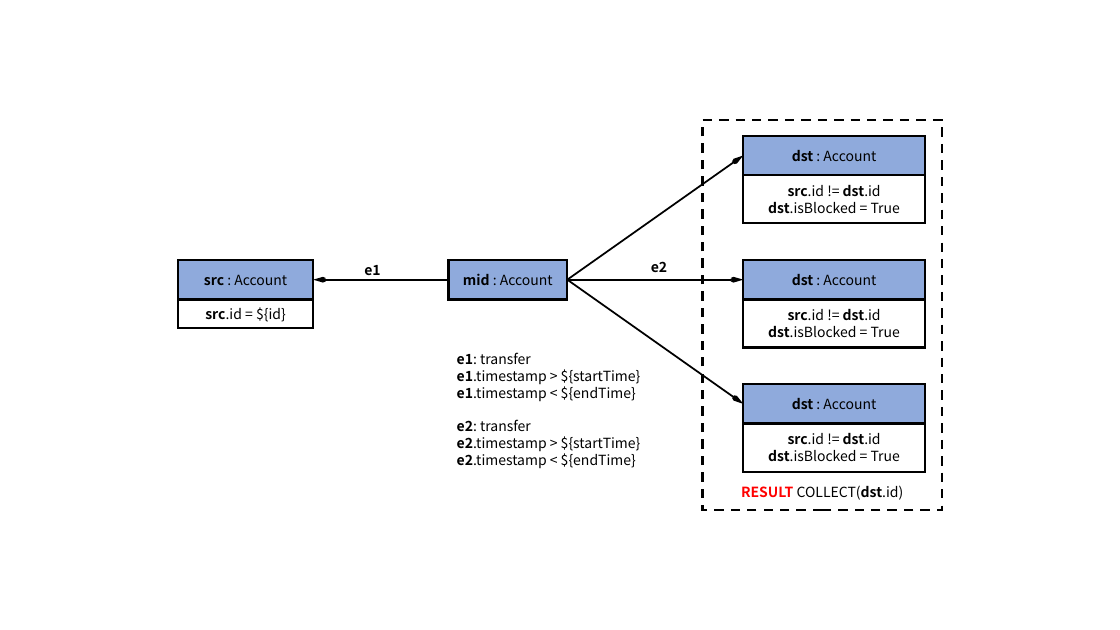
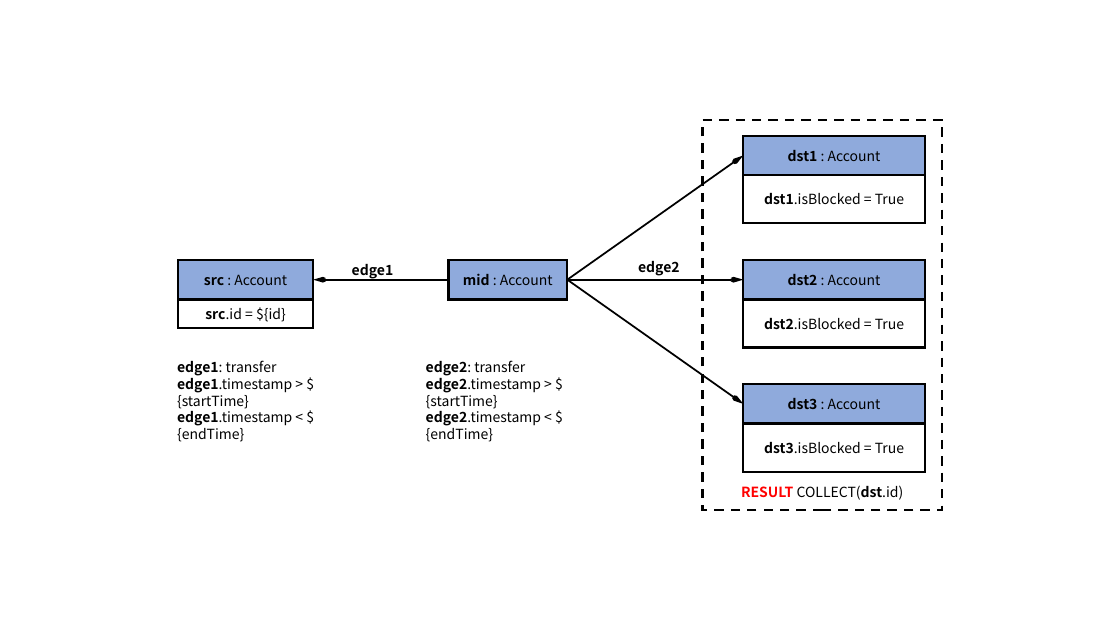
Before and after one commit to ldbc/ldbc_finbench_docs, a slide deck: slide 6 of patterns/transaction-simple-read.pptx (slide 7 before the commit). Drawn at 1120x630 pixels with LibreOffice and Linux fonts; fonts in the diff are those of the drawing. Boxes give left, top, right and bottom in pixels: in the first picture for what was removed or moved away, otherwise in the second. Text is boxed around its words. In the diff, an @@ line names an element or a change of style, - is before the commit and + after.

```diff
--- a/patterns/transaction-simple-read.pptx
+++ b/patterns/transaction-simple-read.pptx
@@ text in rectangle at [788, 150, 881, 161]: text changed @@
-dst : Account
+dst1 : Account
@@ text in rectangle at [764, 193, 904, 205]: text changed @@
-src.id != dst.id
-dst.isBlocked = True
+dst1.isBlocked = True
@@ text at [352, 264, 394, 279]: text changed @@
-e1
+edge1
@@ text at [638, 261, 680, 276]: text changed @@
-e2
+edge2
@@ text in rectangle at [788, 274, 881, 285]: text changed @@
-dst : Account
+dst2 : Account
@@ text in rectangle at [764, 318, 904, 330]: text changed @@
-src.id != dst.id
-dst.isBlocked = True
+dst2.isBlocked = True
@@ text at [177, 360, 292, 442]: text changed @@
-e1: transfer
-e1.timestamp > ${startTime}
-e1.timestamp < ${endTime}
-e2: transfer
-e2.timestamp > ${startTime}
-e2.timestamp < ${endTime}
+edge1: transfer
+edge1.timestamp > ${startTime}
+edge1.timestamp < ${endTime}
@@ text added at [426, 360, 541, 442], 12 pt, text #000000 @@
+edge2: transfer
+edge2.timestamp > ${startTime}
+edge2.timestamp < ${endTime}
@@ text in rectangle at [788, 398, 881, 409]: text changed @@
-dst : Account
+dst3 : Account
@@ text in rectangle at [764, 442, 904, 454]: text changed @@
-src.id != dst.id
-dst.isBlocked = True
+dst3.isBlocked = True
```
Also in this commit, not shown: 4 other slides changed, 43 other files.
